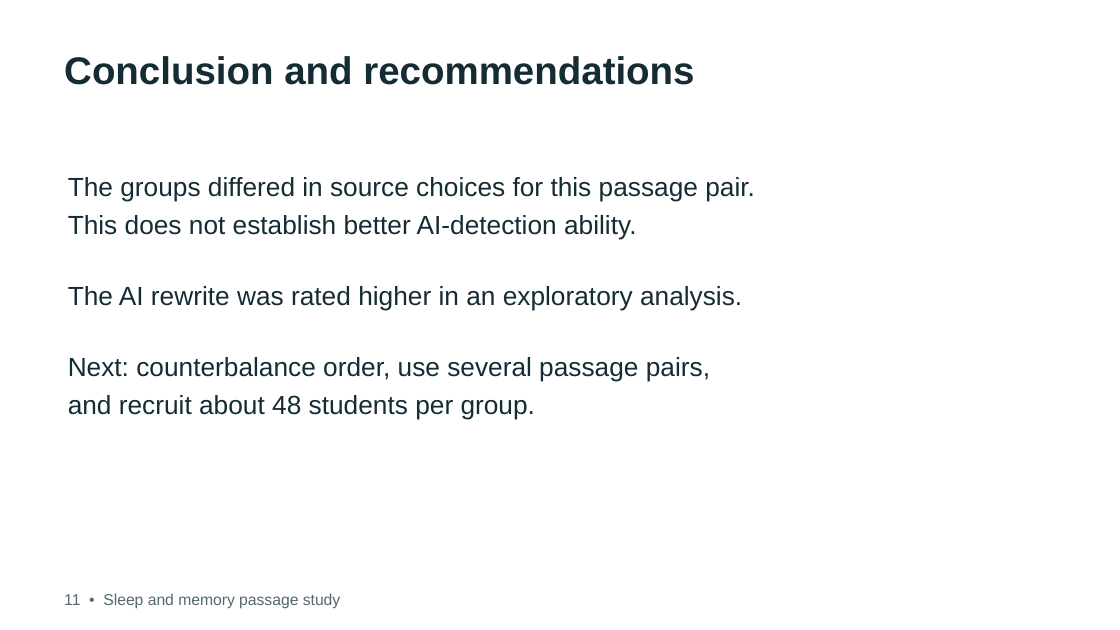
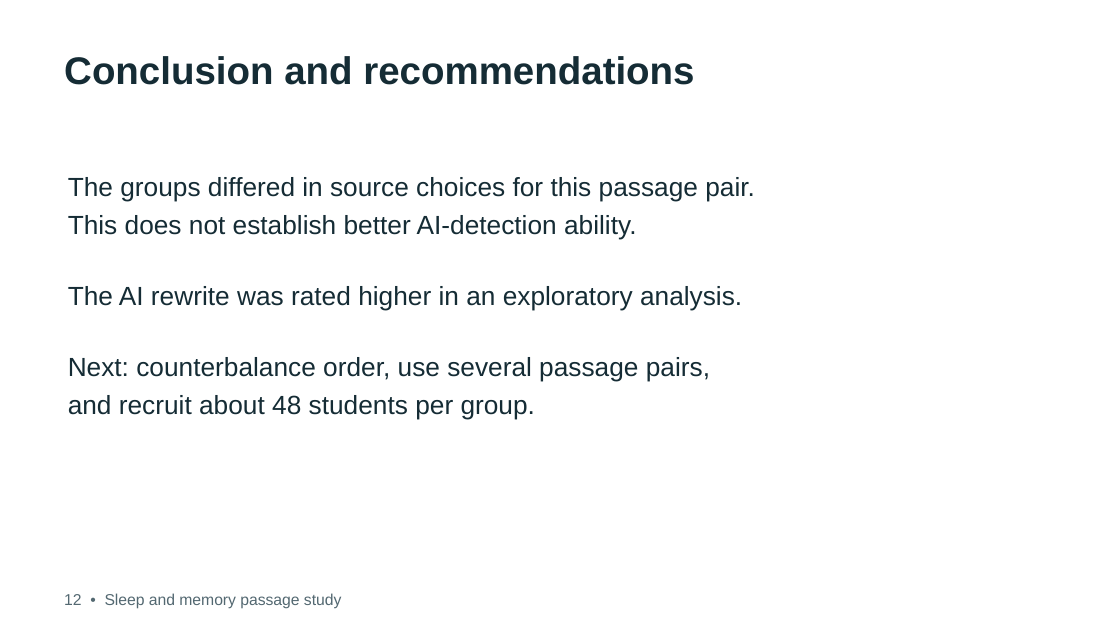
Before and after one commit to debshreechowdhury/sleep-memory-passage-study, a slide deck: slide 12 of presentation/final.pptx (slide 11 before the commit). Drawn at 1120x630 pixels with LibreOffice and Linux fonts; fonts in the diff are those of the drawing. Boxes give left, top, right and bottom in pixels: in the first picture for what was removed or moved away, otherwise in the second. Text is boxed around its words. In the diff, an @@ line names an element or a change of style, - is before the commit and + after.

```diff
--- a/presentation/final.pptx
+++ b/presentation/final.pptx
@@ text at [64,593,341,609]: text changed @@
-11 • Sleep and memory passage study
+12 • Sleep and memory passage study
```
Also in this commit, not shown: 7 other slides changed, 1 slide added, 8 other files.
